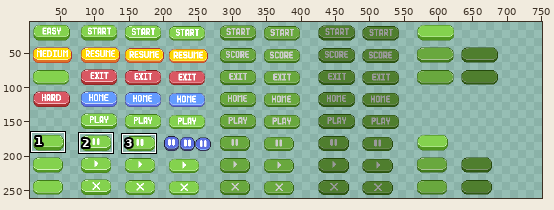
Two states of a pixel-art file, assets/button ver 2.aseprite. Above: a wide view before the commit, with the close-up outlined.
Close-up. Before the commit:
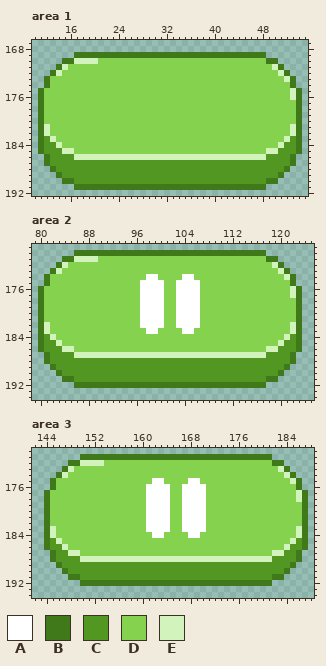
785x271 pixels, 1 frame. Colours within 5 levels of each other are drawn and written as one. Shown: area 1: x 10..55, y 167..192; area 2: x 79..125, y 169..194; area 3: x 142..188, y 170..194. The wide view leaves out empty margins. The commit also changed other parts of the picture, which this record leaves out.
Palette (. is transparent): A #ffffff  B #40791a  C #519721  D #84d24e  E #d2f3bb
New version:
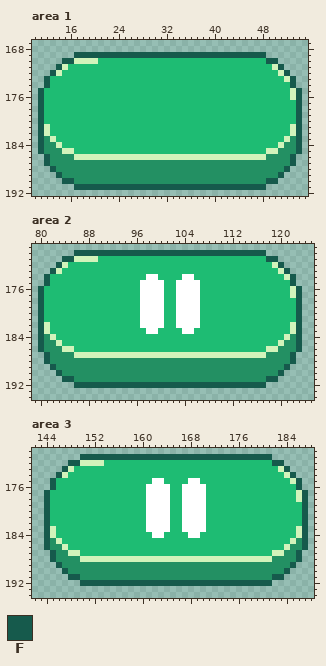
Colours new in this view: F #165a4c
Change:
Colour C changes from #519721 to #239063.
Colour D changes from #84d24e to #1ebc73.
Area 1:
The edit turns colour B into colour F in row 169 at x 17 to 48; in row 170 at x 15 to 16 and 49 to 50; in row 171 at x 14 and 51; in row 172 at x 13 and 52; in rows 173 to 174 at x 12 and 53; in rows 175 to 185 at x 11 and 54.
The edit turns colour B into colour F in rows 186 to 187 at x 12 and 53; in row 188 at x 13 and 52; in row 189 at x 14 and 51; in row 190 at x 15 to 16 and 49 to 50; in row 191 at x 17 to 48.
Area 2:
The edit turns colour B into colour F in row 170 at x 86 to 117; in row 171 at x 84 to 85 and 118 to 119; in row 172 at x 83 and 120; in row 173 at x 82 and 121; in rows 174 to 175 at x 81 and 122; in rows 176 to 186 at x 80 and 123.
The edit turns colour B into colour F in rows 187 to 188 at x 81 and 122; in row 189 at x 82 and 121; in row 190 at x 83 and 120; in row 191 at x 84 to 85 and 118 to 119; in row 192 at x 86 to 117.
Area 3:
The edit turns colour B into colour F in row 171 at x 150 to 181; in row 172 at x 148 to 149 and 182 to 183; in row 173 at x 147 and 184; in row 174 at x 146 and 185; in rows 175 to 176 at x 145 and 186; in rows 177 to 186 at x 144 and 187.
The edit turns colour B into colour F in rows 187 to 188 at x 145 and 186; in row 189 at x 146 and 185; in row 190 at x 147 and 184; in row 191 at x 148 to 149 and 182 to 183; in row 192 at x 150 to 181.
